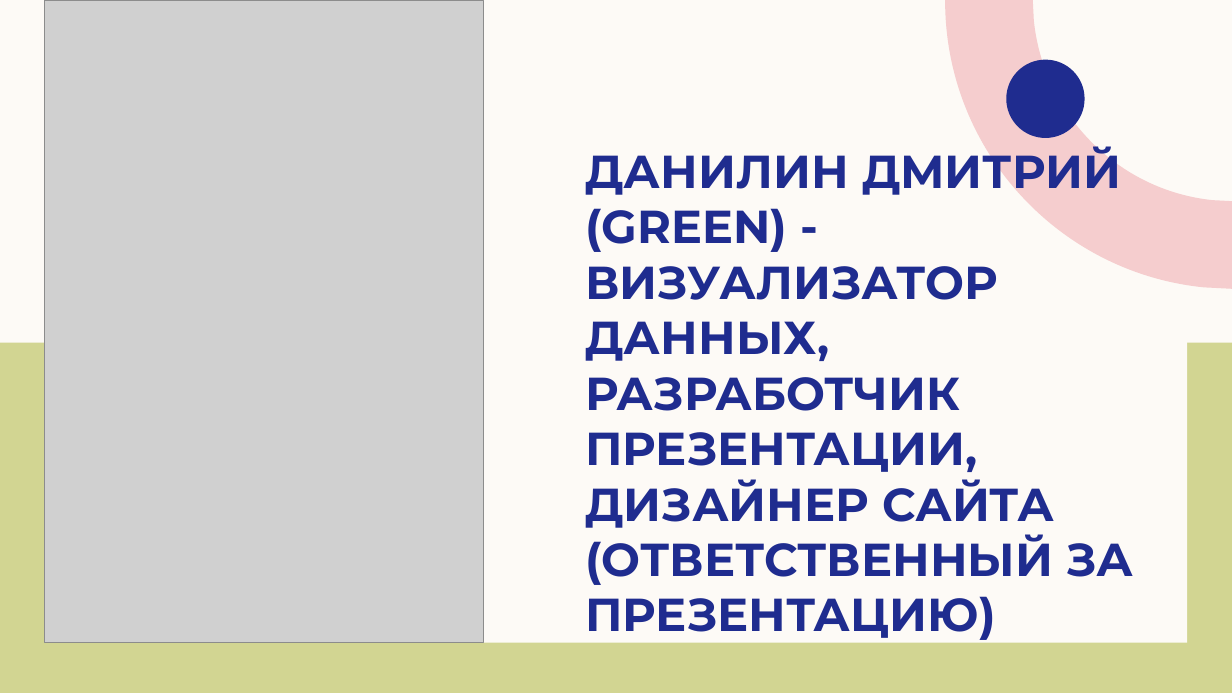
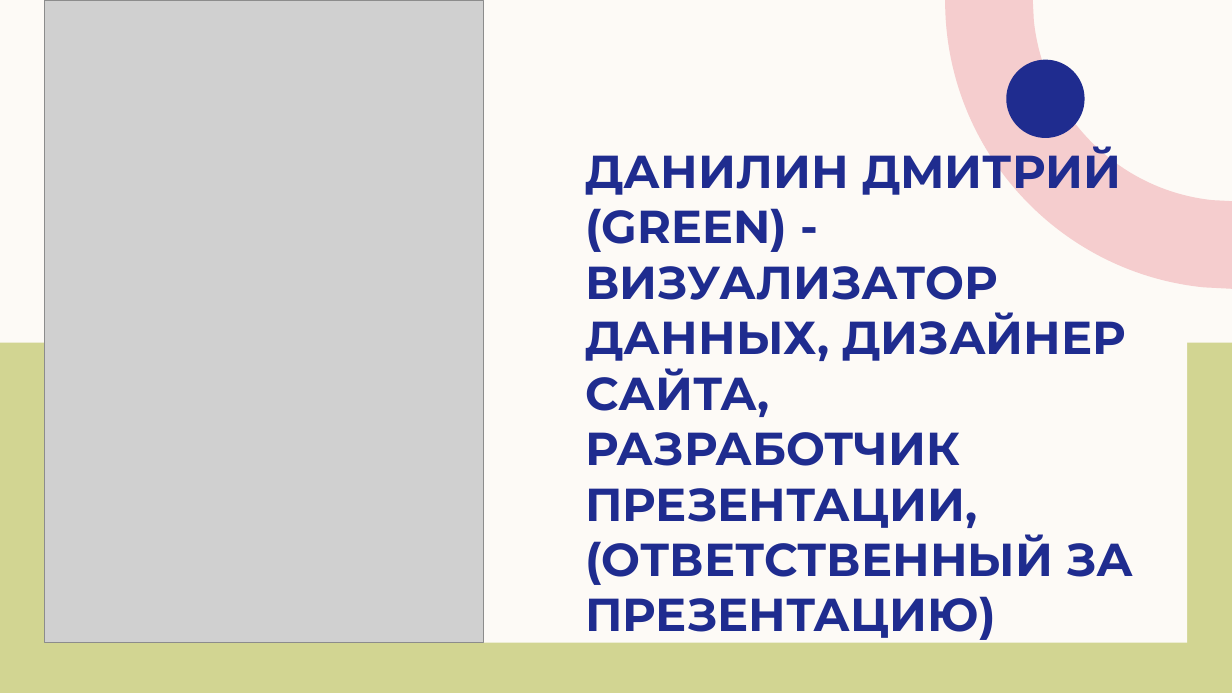
Before and after one commit to andreyilych/cs2valvesoftware, a slide deck: slide 8 of анализатор подозрительности доменных имен (DNS).pptx. Drawn at 1232x693 pixels with LibreOffice and Linux fonts; fonts in the diff are those of the drawing; grey boxes stand for pictures. Boxes give left, top, right and bottom in pixels: in the first picture for what was removed or moved away, otherwise in the second. Text is boxed around its words. In the diff, an @@ line names an element or a change of style, - is before the commit and + after.

```diff
--- a/анализатор подозрительности доменных имен (DNS).pptx
+++ b/анализатор подозрительности доменных имен (DNS).pptx
@@ title at (585,143,1133,640): text changed @@
-ДАНИЛИН ДМИТРИЙ (GREEN) - ВИЗУАЛИЗАТОР ДАННЫХ, РАЗРАБОТЧИК ПРЕЗЕНТАЦИИ, ДИЗАЙНЕР САЙТА (ОТВЕТСТВЕННЫЙ ЗА ПРЕЗЕНТАЦИЮ)
+ДАНИЛИН ДМИТРИЙ (GREEN) - ВИЗУАЛИЗАТОР ДАННЫХ, ДИЗАЙНЕР САЙТА, РАЗРАБОТЧИК ПРЕЗЕНТАЦИИ, (ОТВЕТСТВЕННЫЙ ЗА ПРЕЗЕНТАЦИЮ)
```
Also in this commit, not shown: 3 other slides changed.
